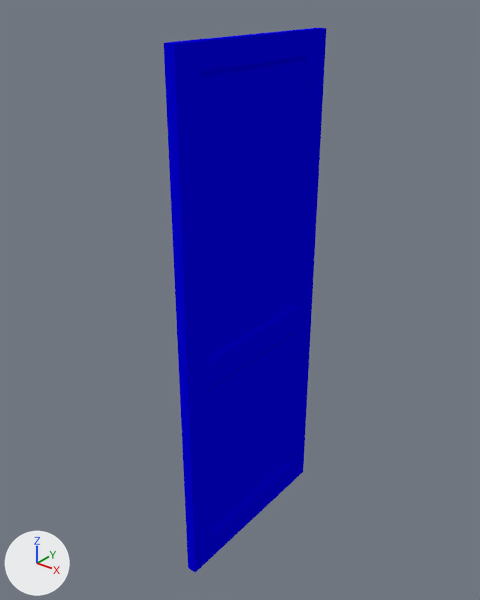
A saved change to the Blender file 3d_assets/door.blend.
Rendered twice from a 50 mm lens placed at (143.0, -144.0, 222.0), pointed at (-5.0, 41.0, 107.0). The lights are fixed; the arrows at lower left show +X, +Y and +Z.

Before the edit, the objects in view are built like this:
```python
me_cube_002 = bpy.data.meshes.new('Cube.002')
me_cube_002.from_pydata(...)  # 54 vertices, 36 faces; spans x 0.0..4.0, y 0.0..80.0, z 0.0..205.0
me_cube_002.materials.append(mat_material_001)  # blue #0400e7
ob_door = bpy.data.objects.new('door', me_cube_002)
ob_door.location = (0.0, 0.0, 0.0)
```
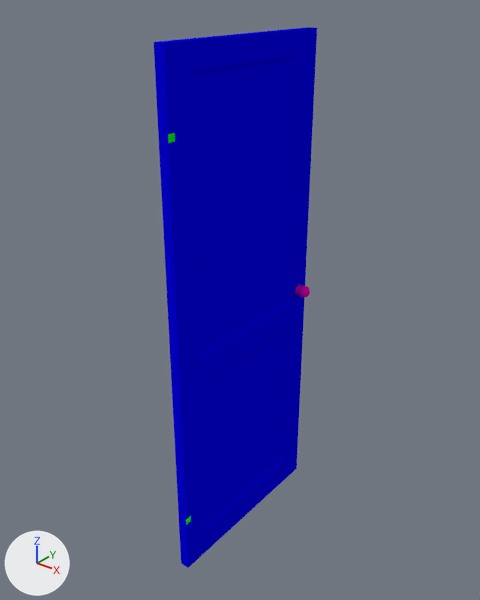
Changed parts and their boxes [x1, y1, x2, y2] in the pictures (480 x 600 px):
'door', mesh moved: before [164, 28, 326, 572]; after [154, 27, 317, 568]
'knob', added: after [295, 285, 310, 297]

Edits to the bpy script that builds the scene:
```text
Add mat_material_002:
    mat_material_002 = diffuse_material('Material.002')
    mat_material_002.base_color = (0.8, 0.0, 0.453)  # pink #e700b3
Change me_cube_002:
    where me_cube_002.from_pydata(...)  # 54 vertices, 36 faces; spans x 0.0..4.0, y 0.0..80.0, z 0.0..205.0
    used by ob_door; location = (0.0, 0.0, 0.0)
    me_cube_002 part 1: the whole mesh is moved by (-4.0, 0.0, 0.0)
Add me_cube_003:
    me_cube_003.from_pydata(...)  # 116 vertices, 128 faces; spans x -9.5..5.5, y 72.1..77.6, z 98.0..103.4
    me_cube_003.polygons.foreach_set('use_smooth', [True] * 128)
    me_cube_003.materials.append(mat_material_002)  # pink #e700b3
Add ob_knob:
    ob_knob = bpy.data.objects.new('knob', me_cube_003)
    ob_knob.location = (0.0, 0.0, 0.0)
```
